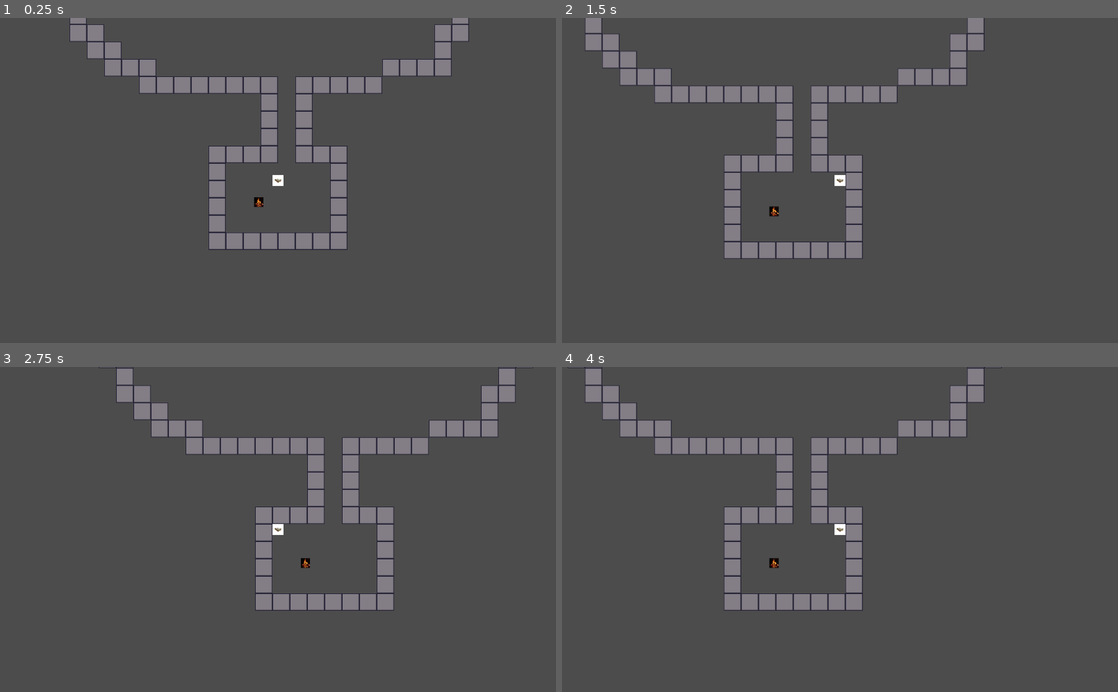
Above: before the commit, frames 1-4 (two rows, left to right).
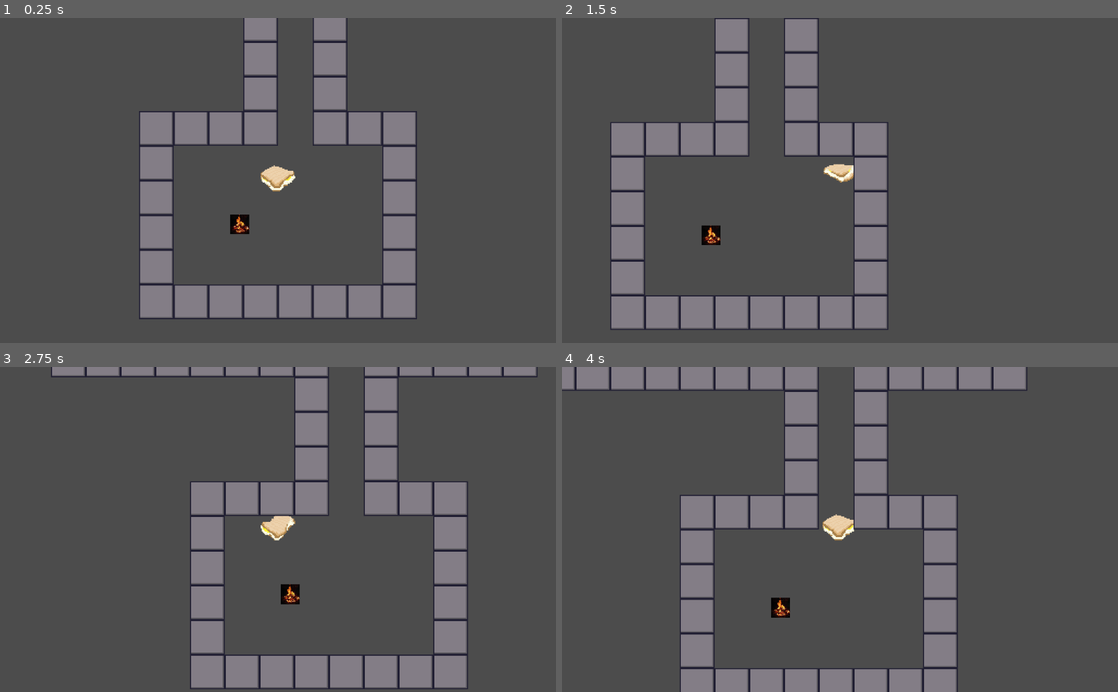
Above: after the commit, the same moments.

Repository: NomisIV/game21
Game: Godot game, scene res://main.tscn
The game is run twice, just before and just after one commit, with the same random seed, the same clock (stepped at 60 frames per second) and the same inputs.
Inputs:
- Up to frame 1 (0.25 s): no input
- Up to frame 2 (1.5 s): tap Enter at 0.5 s; hold D (move_right) from 0.53 s (still down); tap Shift (dodge, bound only after the commit) at 0.6, 1.35 s; tap W (move_up) at 0.77 s
- Up to frame 3 (2.75 s): tap W (move_up) at 1.52 s; release D (move_right) at 2.03 s; hold A (move_left) from 2.03 s (still down); tap Shift (dodge, bound only after the commit) at 2.1 s
- Up to frame 4 (4 s): release A (move_left) at 2.78 s; hold D (move_right) from 2.78 s (still down); tap Shift (dodge, bound only after the commit) at 2.85, 3.6 s; tap W (move_up) at 3.02, 3.77 s

The runs differ from the first frame. In frame 1, 25% of the frame differs, in the area x 12-85%, y 0-93%; in frame 2, 25%; in frame 3, 27%; in frame 4, 28%, in the area x 0-84%, y 0-100%.

Commit message:
added player animation

Diff:
--- a/aggmackan/Player.gd
+++ b/aggmackan/Player.gd
@@ -1,11 +1,17 @@
 extends KinematicBody2D
 
 
-var speed = 250
+var speed = 150
 var has_egg : bool = false
+var dodge_speed = 400
+var dodge_time = 0.1
 
 var score = 0
 var vel : Vector2 = Vector2()
+var dodge_vel = Vector2()
+onready var dodge_timer = get_node("Timer")
+onready var sprite = get_node("AnimatedSprite")
+onready var dodge_emmiter = get_node("dodge_par")
 
 
 # Called when the node enters the scene tree for the first time.
@@ -26,6 +32,33 @@
 	if Input.is_action_pressed("move_right"):
 		vel.x = speed
 
+	if Input.is_action_just_released("dodge"):
+		dodge_emmiter.rotation_degrees = 0
+		dodge_emmiter.rotate(vel.angle()+PI/2)
+		dodge_timer.start(dodge_time)
+		vel = vel.normalized()*dodge_speed
+		dodge_vel = vel
+
+
+	if dodge_timer.time_left != 0:
+		vel = dodge_vel
+		dodge_emmiter.emitting = true
+	else:
+		dodge_emmiter.emitting = false
+		dodge_vel = Vector2()
+
+	if vel.length() > 0:
+		sprite.playing = true
+	else:
+		sprite.playing = false
+		sprite.frame = 0
+
+	if vel.x > 0:
+		sprite.flip_h = false
+	elif vel.x < 0:
+		sprite.flip_h = true
+
+
 	move_and_slide(vel, Vector2.UP)
 
 
--- a/aggmackan/Player.tscn
+++ b/aggmackan/Player.tscn
@@ -1,19 +1,63 @@
-[gd_scene load_steps=4 format=2]
+[gd_scene load_steps=12 format=2]
 
-[ext_resource path="res://assets/sprites/sandvich.jpeg" type="Texture" id=1]
+[ext_resource path="res://assets/sprites/mackan/mackan4.png" type="Texture" id=1]
 [ext_resource path="res://Player.gd" type="Script" id=2]
+[ext_resource path="res://assets/sprites/mackan/mackan1.png" type="Texture" id=3]
+[ext_resource path="res://assets/sprites/mackan/mackan2.png" type="Texture" id=4]
+[ext_resource path="res://assets/sprites/mackan/mackan3.png" type="Texture" id=5]
+[ext_resource path="res://assets/sprites/Kviar_par.png" type="Texture" id=6]
 
 [sub_resource type="RectangleShape2D" id=1]
+extents = Vector2( 12.7049, 10.5942 )
+
+[sub_resource type="SpriteFrames" id=2]
+animations = [ {
+"frames": [ ExtResource( 3 ), ExtResource( 4 ), ExtResource( 5 ), ExtResource( 1 ) ],
+"loop": true,
+"name": "default",
+"speed": 7.0
+} ]
+
+[sub_resource type="CanvasItemMaterial" id=3]
+
+[sub_resource type="CanvasItemMaterial" id=4]
+next_pass = SubResource( 3 )
+
+[sub_resource type="ParticlesMaterial" id=5]
+emission_shape = 1
+emission_sphere_radius = 10.27
+flag_disable_z = true
+direction = Vector3( 0, 1, 0 )
+spread = 12.56
+gravity = Vector3( 0, 0, 0 )
+initial_velocity = 120.0
+initial_velocity_random = 0.22
+orbit_velocity = 0.0
+orbit_velocity_random = 0.0
 
 [node name="Player" type="KinematicBody2D"]
 script = ExtResource( 2 )
 
-[node name="Sprite" type="Sprite" parent="."]
-scale = Vector2( 0.09, 0.09 )
-texture = ExtResource( 1 )
-
 [node name="CollisionShape2D" type="CollisionShape2D" parent="."]
+position = Vector2( 0, -2 )
 shape = SubResource( 1 )
 
 [node name="Camera2D" type="Camera2D" parent="."]
 current = true
+zoom = Vector2( 0.5, 0.5 )
+
+[node name="Timer" type="Timer" parent="."]
+one_shot = true
+
+[node name="AnimatedSprite" type="AnimatedSprite" parent="."]
+frames = SubResource( 2 )
+
+[node name="dodge_par" type="Particles2D" parent="."]
+visible = false
+material = SubResource( 4 )
+scale = Vector2( 0.5, 0.5 )
+emitting = false
+amount = 100
+lifetime = 3.0
+process_material = SubResource( 5 )
+texture = ExtResource( 6 )
--- a/aggmackan/Player_2.gd
+++ /dev/null
@@ -1,108 +0,0 @@
-extends KinematicBody2D
-
-var score : int = 0
-
-var maxJumps = 1
-var extraJumps = maxJumps
-var speed : int = 100
-var maxSpeed = 800
-var floorspeed = 150
-var floormaxSpeed = 500
-var jumpForce : int = 900
-var gravity : int = 1800
-var dashing = 0
-var dashTime = 10
-var dashSpeed = 1000
-var friction = 30
-var floorFriction = 50
-
-var vel : Vector2 = Vector2()
-onready var animatedSprite = get_node("AnimatedSprite")
-
-# Movement
-func _physics_process(delta):
-	if Input.is_action_just_pressed("Dash"):
-		dashing = dashTime
-		if Input.is_action_pressed("move_right"):
-			vel.x = dashSpeed
-			vel.y = 0
-		elif Input.is_action_pressed("jump"):
-			vel.y = -dashSpeed
-			vel.x = 0
-		elif Input.is_action_pressed("down"):
-			vel.y = dashSpeed
-			vel.x = 0
-		else:
-			vel.x = -dashSpeed
-			vel.y = 0
-	if dashing != 0:
-		dashing -= 1
-
-	else:
-		if is_on_floor():
-			extraJumps = maxJumps
-
-		if Input.is_action_pressed("move_left"):
-			if is_on_floor():
-				vel.x -= floorspeed
-			else:
-				vel.x -= speed
-		if Input.is_action_pressed("move_right"):
-			if is_on_floor():
-				vel.x += floorspeed
-			else:
-				vel.x += speed
-		if Input.is_action_just_pressed("jump") and (is_on_floor() || extraJumps != 0):
-			if (!is_on_floor() and !is_on_wall()):
-				vel.y = 0
-				extraJumps -= 1
-			if is_on_wall():
-				if Input.is_action_pressed("move_left"):
-					vel.x += jumpForce
-				else:
-					vel.x -= jumpForce
-			vel.y -= jumpForce
-
-		if vel.x < friction:
-			vel.x += friction
-		if vel.x > friction:
-			vel.x -= friction
-		if vel.x < friction*2 and vel.x > -friction*2:
-			vel.x = 0
-		if is_on_floor():
-			if vel.x < -floormaxSpeed:
-				vel.x = -floormaxSpeed
-			if vel.x > floormaxSpeed:
-				vel.x = floormaxSpeed
-			if vel.x < floorFriction:
-				vel.x += floorFriction
-			if vel.x > floorFriction:
-				vel.x -= floorFriction
-			if vel.x < floorFriction+1 and vel.x > -floorFriction-1:
-				vel.x = 0
-		else:
-			if vel.x < friction:
-				vel.x += friction
-			if vel.x > friction:
-				vel.x -= friction
-			if vel.x < friction+1 and vel.x > -friction-1:
-				vel.x = 0
-			if vel.x < -maxSpeed:
-				vel.x = -maxSpeed
-			if vel.x > maxSpeed:
-				vel.x = maxSpeed
-		if is_on_wall() and (Input.is_action_pressed("move_left") or
-			Input.is_action_pressed("move_right")) and not (
-			Input.is_action_just_pressed("jump")):
-			vel.y = 0
-		else:
-			vel.y += gravity * delta
-	vel = move_and_slide(vel, Vector2.UP)
-	if vel.x == 0:
-			animatedSprite.play("idel")
-	else:
-		animatedSprite.play("run")
-		if vel.x < 0:
-			animatedSprite.set_flip_h(true)
-		else:
-			animatedSprite.set_flip_h(false)
--- a/aggmackan/project.godot
+++ b/aggmackan/project.godot
@@ -36,6 +36,11 @@
 "events": [ Object(InputEventKey,"resource_local_to_scene":false,"resource_name":"","device":0,"alt":false,"shift":false,"control":false,"meta":false,"command":false,"pressed":false,"scancode":68,"unicode":0,"echo":false,"script":null)
  ]
 }
+dodge={
+"deadzone": 0.5,
+"events": [ Object(InputEventKey,"resource_local_to_scene":false,"resource_name":"","device":0,"alt":false,"shift":false,"control":false,"meta":false,"command":false,"pressed":false,"scancode":16777237,"unicode":0,"echo":false,"script":null)
+ ]
+}
 
 [physics]
 
Binary file added: aggmackan/assets/sprites/Kviar_par.aseprite
Binary file added: aggmackan/assets/sprites/Kviar_par.png
Not shown, added: aggmackan/assets/sprites/Kviar_par.png.import
Binary file added: aggmackan/assets/sprites/mackan/mackan.aseprite
Binary file added: aggmackan/assets/sprites/mackan/mackan1.png
Not shown, added: aggmackan/assets/sprites/mackan/mackan1.png.import
Binary file added: aggmackan/assets/sprites/mackan/mackan2.png
Not shown, added: aggmackan/assets/sprites/mackan/mackan2.png.import
Binary file added: aggmackan/assets/sprites/mackan/mackan3.png
Not shown, added: aggmackan/assets/sprites/mackan/mackan3.png.import
Binary file added: aggmackan/assets/sprites/mackan/mackan4.png
Not shown, added: aggmackan/assets/sprites/mackan/mackan4.png.import
